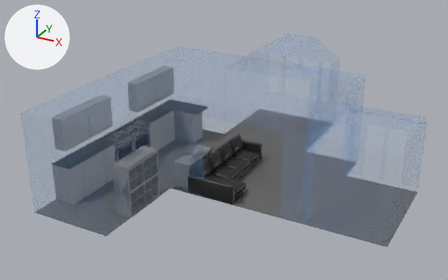
What one commit did to the FBX model Assets/Models/_46BurlingtonWay01.fbx.
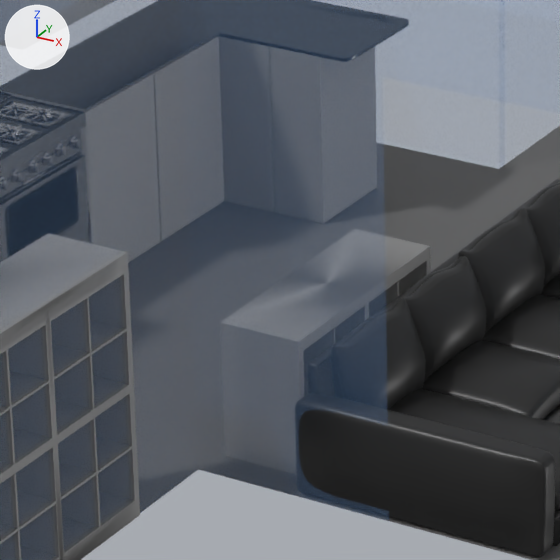
The first picture shows the older version from a 50 mm lens placed at (11.92, -8.85, 8.69), pointed at (4.53, 4.6, 1.97). The close-ups show both versions on the part from 30% to 53% of the width and 37% to 73% of the height of that picture; other places that the commit changed are outside them. The lights are fixed; the arrows at upper left show +X, +Y and +Z. Where no turn or scale is listed for an object, it has been applied to the vertices. Vertices at the same position are counted once.

Names of what the first close-up shows: 'Cube.000', 'Cube.003', 'Cube.009', 'bookcase', 'floor.002', 'small bookcase', 'walls'.
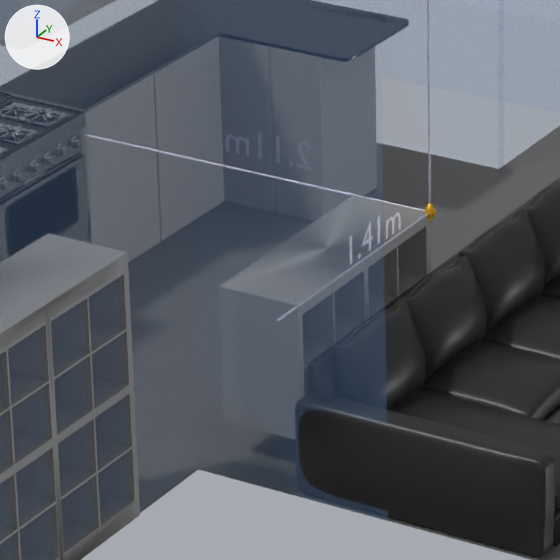
Where the newer file only moved an object's origin or applied its transform, the numbers keep the older frame.

What differs and where, as boxes (x1, y1, x2, y2) in the close-ups (560 x 560 px):
'small bookcase', moved
    before: (385, 236, 430, 305)
    after: (384, 202, 430, 306)
'Text.004', added
    after: (386, 212, 401, 239)
'zaxis', added
    after: (277, 213, 428, 322)
'goldMarker', added
    after: (424, 203, 436, 223)
'xaxis', added
    after: (384, 201, 425, 211)

The change in detail:
Material 'dimensions' (mat_dimensions) is new.
Its base color is (0.898, 0.867, 1.0) (white #f3efff).
Its metallic is 1.0.
Its alpha is 0.598.
Material 'gold' (mat_gold) is new.
Its base color is (0.8, 0.418, 0.0267) (orange #e7ad2d).
Its metallic is 0.852.
me_cube_014 has 76 vertices, 51 faces and spans x -0.217..0.217, y -0.616..0.616, z -0.367..0.341.
me_cube_014 is used by ob_small_bookcase; location (3.955, 3.959, 1.325).
me_cube_014 part 1: the whole mesh is moved by (-2.271, -2.331, -0.937).
Mesh me_text_013 is new.
It has 178 vertices, 170 faces and spans x 0.0, y 0.043..0.519, z -0.002..0.148.
It uses material mat_dimensions (white #f3efff).
Mesh me_cylinder_002 is new.
It has 64 vertices, 34 faces and spans x -2.11..0.0, y -0.01..0.01, z -0.01..0.01.
It uses material mat_dimensions (white #f3efff).
Mesh me_cone_008 is new.
It has 34 vertices, 65 faces and spans x -0.0305..0.0305, y -0.0305..0.0305, z -0.0611..0.0611.
It uses material mat_gold (orange #e7ad2d).
Mesh me_cylinder_003 is new.
It has 64 vertices, 34 faces and spans x -0.006..0.006, y -1.408..0.0, z -0.006..0.006.
It uses material mat_dimensions (white #f3efff).
Object 'small bookcase' (ob_small_bookcase) moves from (3.955, 3.959, 1.325) to (6.227, 6.289, 2.448).
Object 'Text.004' (ob_text_004) is new; it shows me_text_013.
Its location is (4.174, 3.767, 1.873).
Object 'xaxis' (ob_xaxis) is new; it shows me_cylinder_002.
Its location is (4.173, 4.574, 1.85).
Object 'goldMarker' (ob_goldmarker) is new; it shows me_cone_008.
Its location is (4.173, 4.574, 1.85).
Object 'zaxis' (ob_zaxis) is new; it shows me_cylinder_003.
Its location is (4.173, 4.574, 1.85).
